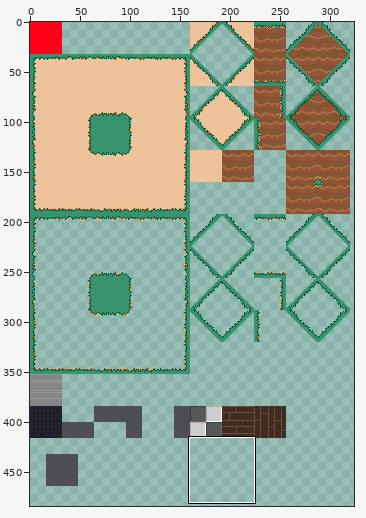
Pixel-art file: sprite_assets/tilesets/tileset.aseprite. The picture above shows the old version from afar; the outline marks the close-up.
Close-up. Before the commit:
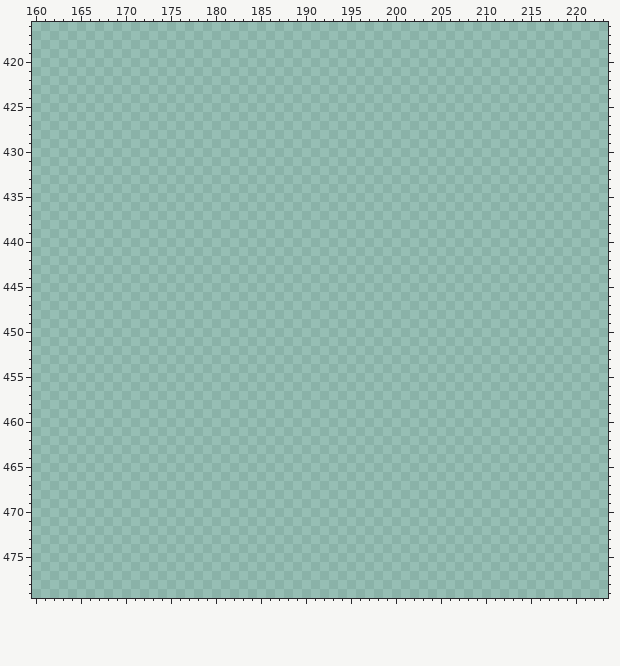
1024x1024 pixels, 1 frame. Shown: x 160..223, y 416..479. The wide view leaves out empty margins. The commit also changed other parts of the picture, which this record leaves out.
The same view after the edit:
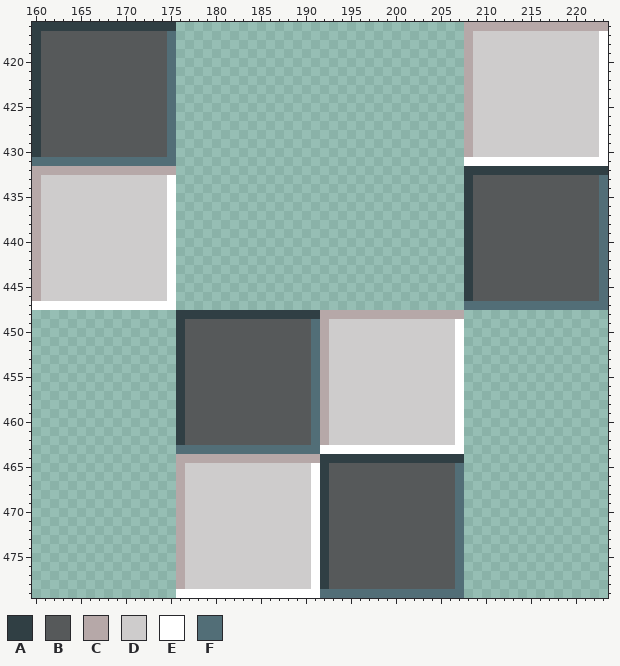
Palette (. is transparent): A #303f44  B #56595a  C #b6a8a8  D #cecccc  E #ffffff  F #526e77
What changed:
Layer "Layer 1":
y 416: x 160..175 ................ -> AAAAAAAAAAAAAAAA; x 208..223 ................ -> CCCCCCCCCCCCCCCC
y 417..430: x 160..175 ................ -> ABBBBBBBBBBBBBBF; x 208..223 ................ -> CDDDDDDDDDDDDDDE
y 431: x 160..175 ................ -> FFFFFFFFFFFFFFFF; x 208..223 ................ -> EEEEEEEEEEEEEEEE
y 432: x 160..175 ................ -> CCCCCCCCCCCCCCCC; x 208..223 ................ -> AAAAAAAAAAAAAAAA
y 433..446: x 160..175 ................ -> CDDDDDDDDDDDDDDE; x 208..223 ................ -> ABBBBBBBBBBBBBBF
y 447: x 160..175 ................ -> EEEEEEEEEEEEEEEE; x 208..223 ................ -> FFFFFFFFFFFFFFFF
y 448: x 176..207 ................................ -> AAAAAAAAAAAAAAAACCCCCCCCCCCCCCCC
y 449..462: x 176..207 ................................ -> ABBBBBBBBBBBBBBFCDDDDDDDDDDDDDDE
y 463: x 176..207 ................................ -> FFFFFFFFFFFFFFFFEEEEEEEEEEEEEEEE
y 464: x 176..207 ................................ -> CCCCCCCCCCCCCCCCAAAAAAAAAAAAAAAA
y 465..478: x 176..207 ................................ -> CDDDDDDDDDDDDDDEABBBBBBBBBBBBBBF
y 479: x 176..207 ................................ -> EEEEEEEEEEEEEEEEFFFFFFFFFFFFFFFF
Boxes around the changes in both close-ups, in picture pixels (x1, y1, x2, y2):
added: (32, 22, 608, 598)
